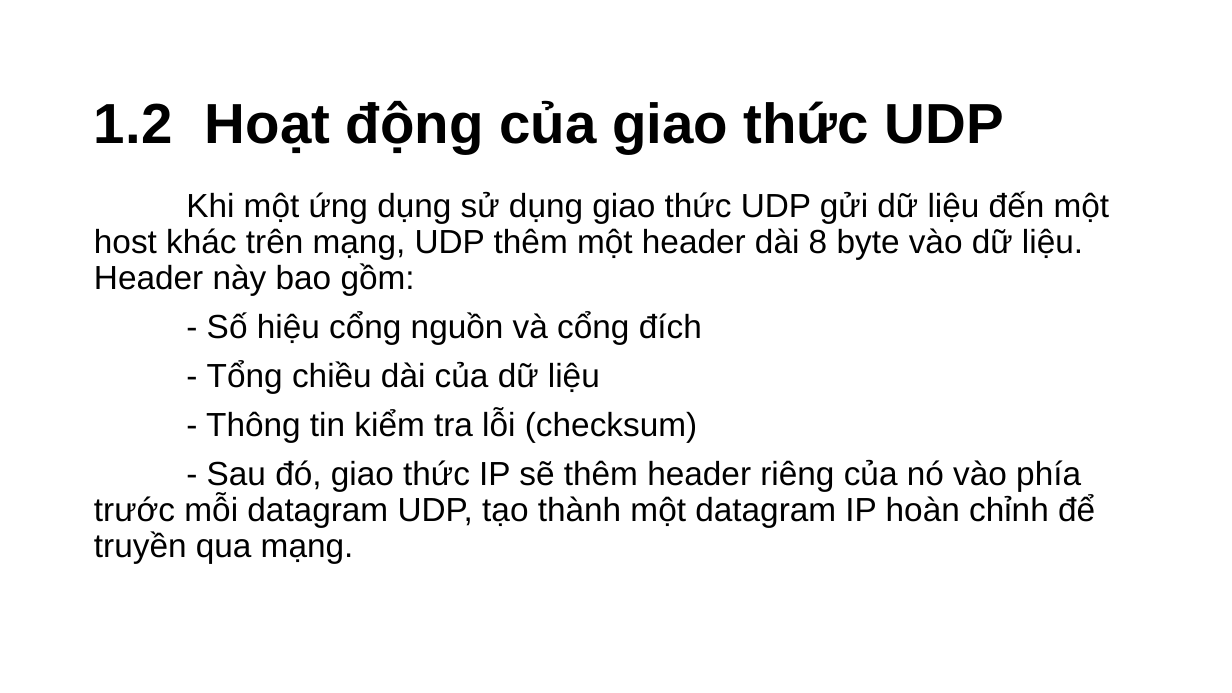
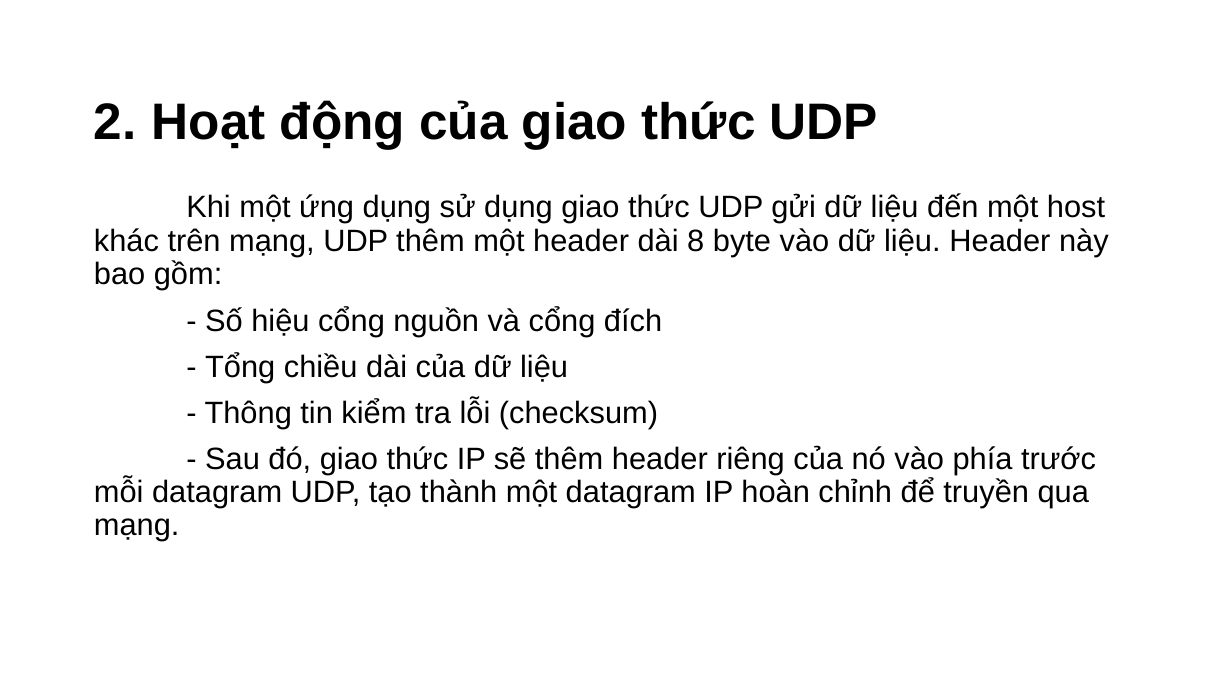
Before and after one commit to Cuid-1412/PowerPoint, a slide deck: slide 7 of Thuyết Trình Java.pptm (slide 11 before the commit). Drawn at 1232x693 pixels with LibreOffice and Linux fonts; fonts in the diff are those of the drawing; background and template pictures are left out. Boxes give left, top, right and bottom in pixels: in the first picture for what was removed or moved away, otherwise in the second. Text is boxed around its words. In the diff, an @@ line names an element or a change of style, - is before the commit and + after.

```diff
--- a/Thuyết Trình Java.pptm
+++ b/Thuyết Trình Java.pptm
@@ title at [94,100,878,149]: text changed; size 44 to 40 pt @@
-1.2 Hoạt động của giao thức UDP
+2. Hoạt động của giao thức UDP
@@ text "Khi một ứng dụng sử ..." at [94,193,1109,541]: size 26 to 24 pt @@
```
Also in this commit, not shown: 6 other slides changed, 4 slides removed.
